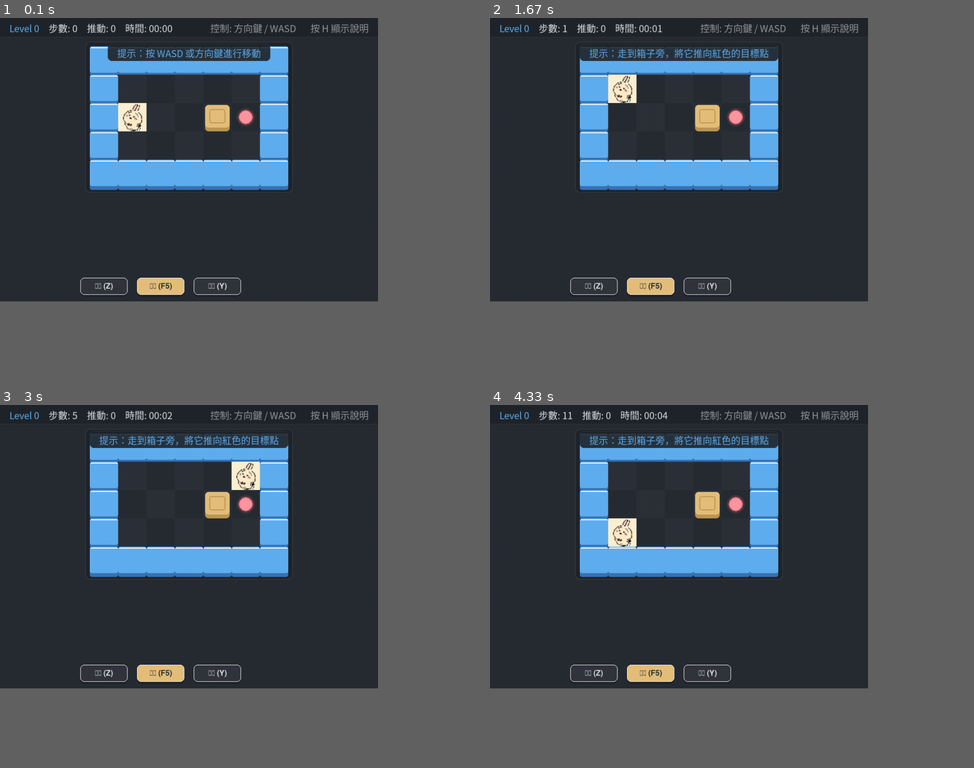
Above: before the commit, frames 1-4 (two rows, left to right).
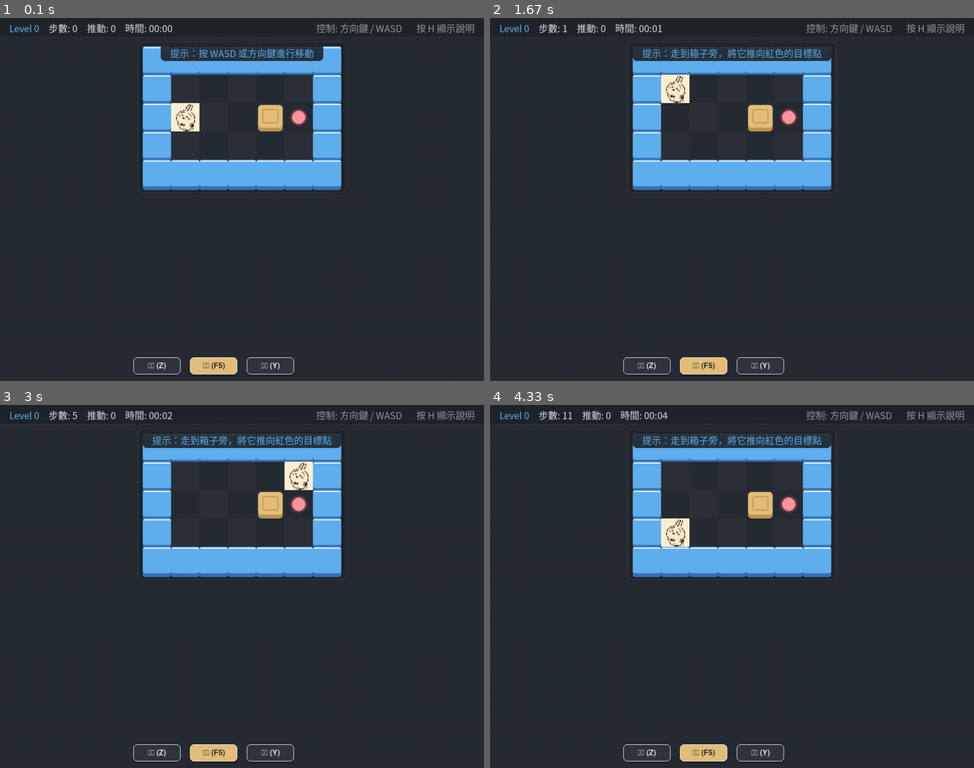
Above: after the commit, the same moments.

Repository: YI-TING-EE13/Pushbox-Pygame
Game: pygame game, started from main.py
Two runs of this game, one before a commit and one after it. Both use one fixed random seed, a clock stepped at 60 frames per second and the inputs below.
Inputs (mouse positions are in pixels of both pictures, inside the frame that each line leads up to):
- Up to frame 1 (0.1 s): no input
- Up to frame 2 (1.67 s): type "ann" at 0.33 s; tap Enter at 0.67 s; tap W at 0.88 s; click "重做 (Y)" at 1.27 s; right-click (780, 279) at 1.6 s
- Up to frame 3 (3 s): hold Right 1.88-2.35 s; hold D 1.88-2.35 s; hold Up 2.43-2.73 s; hold W 2.43-2.73 s; hold Right from 2.77 s (still down); hold D from 2.77 s (still down)
- Up to frame 4 (4.33 s): release Right at 3.23 s; release D at 3.23 s; hold Left 3.27-3.8 s; hold A 3.27-3.8 s; hold Down 3.83-4.13 s; hold S 3.83-4.13 s; tap I at 4.17 s
In our replay, the window is 703x527 before the commit and 900x675 after it. These sizes can differ from the game's own. Grey fills any space a smaller window leaves; there, only what the larger window draws over its background counts as a difference.

The runs differ from the first frame. In frame 1, 13% of the frame differs, in the area x 16-98%, y 1-99%; in frame 2, 13%; in frame 3, 13%; in frame 4, 13%.

Commit message:
fix: adjust default window size for level preview

Diff:
--- a/main.py
+++ b/main.py
@@ -41,8 +41,8 @@
         self.controller = GameController()
 
         # Load window dimensions from config
-        self.width = self.controller.config.get("window_width", 800)
-        self.height = self.controller.config.get("window_height", 720)
+        self.width = self.controller.config.get("window_width", 1024)
+        self.height = self.controller.config.get("window_height", 768)
         self.screen = pygame.display.set_mode(
             (self.width, self.height), pygame.RESIZABLE
         )
--- a/src/pushbox/utils/config.py
+++ b/src/pushbox/utils/config.py
@@ -17,8 +17,8 @@
         "music_enabled": True,
         "music_volume": 0.3,
         "fullscreen": False,
-        "window_width": 800,
-        "window_height": 600,
+        "window_width": 1024,
+        "window_height": 768,
         "animation_enabled": True,
         "show_tutorial": True,
         "theme": "default",
--- a/src/pushbox/views/ui_components.py
+++ b/src/pushbox/views/ui_components.py
@@ -905,7 +905,13 @@
     def _draw_selected_level_details(
         self, screen: pygame.Surface, progress: dict
     ) -> None:
-        """Draw level details and Minimap Preview."""
+        """Draw level details and Minimap Preview with adaptive layout.
+
+        The detail panel is positioned between the card grid bottom and
+        the pagination/nav area, ensuring it never overlaps either region.
+        The minimap is sized to fit within the available panel height and
+        is hidden entirely when vertical space is insufficient.
+        """
         if (
             not (0 <= self.selected_index < len(self.level_buttons))
             or not self.font
@@ -917,21 +923,65 @@
         is_locked = btn.is_locked
         level_progress = progress.get(level_name, {})
 
-        # Panel coordinates and sizes
+        # --- Adaptive vertical positioning ---
+        # Card grid constants (must match _layout_buttons)
+        button_height = 65
+        spacing_y = 35
+        start_y = 110
+        rows_on_page = min(3, (len(self.level_buttons) + 2) // 3)
+        grid_bottom = start_y + rows_on_page * (button_height + spacing_y) - spacing_y
+
         screen_w = screen.get_width()
         screen_h = screen.get_height()
-        card_w = 640
-        card_h = 110
-        card_x = (screen_w - card_w) // 2
-        card_y = screen_h - 305
-        card_rect = pygame.Rect(card_x, card_y, card_w, card_h)
+
+        # Bottom UI zones (must match draw/layout)
+        # Nav buttons at screen_h - 130, page text at screen_h - 180
+        # Back/Import buttons at screen_h - 80
+        bottom_zone_top = screen_h - 195  # Leave room above page text
+
+        # Panel goes between grid_bottom and bottom_zone_top
+        panel_gap_top = 15
+        panel_gap_bottom = 10
+        panel_top = grid_bottom + panel_gap_top
+        panel_max_bottom = bottom_zone_top - panel_gap_bottom
+
+        panel_w = min(640, screen_w - 40)
+        panel_h = max(0, panel_max_bottom - panel_top)
+        panel_x = (screen_w - panel_w) // 2
+
+        # Don't draw if there's no room at all
+        if panel_h < 50:
+            return
+
+        card_rect = pygame.Rect(panel_x, panel_top, panel_w, panel_h)
 
         # Draw translucent glassmorphism background panel
         pygame.draw.rect(screen, COLORS["panel_bg"], card_rect, border_radius=12)
         pygame.draw.rect(screen, COLORS["grid_lines"], card_rect, 1, border_radius=12)
 
-        # Draw details text (Left Panel, aligned center-left at card_x + 240)
-        text_center_x = card_x + 240
+        # --- Minimap sizing ---
+        # Minimap occupies right side of panel, square, with 8px padding
+        minimap_padding = 8
+        minimap_max_size = min(
+            panel_h - 2 * minimap_padding,
+            int(panel_w * 0.15),  # Max 15% of panel width
+            80,  # Hard cap
+        )
+        show_minimap = minimap_max_size >= 30  # Hide if too tiny
+
+        # Text area: left portion of the panel
+        if show_minimap:
+            text_area_right = panel_x + panel_w - minimap_max_size - 2 * minimap_padding
+        else:
+            text_area_right = panel_x + panel_w - minimap_padding
+        text_center_x = panel_x + (text_area_right - panel_x) // 2
+
+        # --- Draw details text ---
+        # Distribute 3 lines evenly within panel height
+        line_spacing = panel_h / 4  # 4 gaps for 3 centered lines
+        line1_y = panel_top + line_spacing
+        line2_y = panel_top + 2 * line_spacing
+        line3_y = panel_top + 3 * line_spacing
 
         if not is_custom and level_name in DEFAULT_LEVEL_METADATA:
             meta = DEFAULT_LEVEL_METADATA[level_name]
@@ -949,7 +999,7 @@
             info_surf = self.font.render(info_text, True, COLORS["text_highlight"])
             info_rect = info_surf.get_rect(
                 centerx=text_center_x,
-                centery=card_y + 24,
+                centery=int(line1_y),
             )
             screen.blit(info_surf, info_rect)
 
@@ -958,7 +1008,7 @@
             note_surf = self.small_font.render(note_text, True, COLORS["text_dim"])
             note_rect = note_surf.get_rect(
                 centerx=text_center_x,
-                centery=card_y + 52,
+                centery=int(line2_y),
             )
             screen.blit(note_surf, note_rect)
 
@@ -977,7 +1027,7 @@
             status_surf = self.small_font.render(status_text, True, status_color)
             status_rect = status_surf.get_rect(
                 centerx=text_center_x,
-                centery=card_y + 80,
+                centery=int(line3_y),
             )
             screen.blit(status_surf, status_rect)
 
@@ -992,7 +1042,7 @@
             info_surf = self.font.render(info_text, True, COLORS["text_highlight"])
             info_rect = info_surf.get_rect(
                 centerx=text_center_x,
-                centery=card_y + 24,
+                centery=int(line1_y),
             )
             screen.blit(info_surf, info_rect)
 
@@ -1001,7 +1051,7 @@
             type_surf = self.small_font.render(type_text, True, COLORS["text_dim"])
             type_rect = type_surf.get_rect(
                 centerx=text_center_x,
-                centery=card_y + 52,
+                centery=int(line2_y),
             )
             screen.blit(type_surf, type_rect)
 
@@ -1020,12 +1070,18 @@
             status_surf = self.small_font.render(status_text, True, status_color)
             status_rect = status_surf.get_rect(
                 centerx=text_center_x,
-                centery=card_y + 80,
+                centery=int(line3_y),
             )
             screen.blit(status_surf, status_rect)
 
-        # Draw Minimap Preview (Right Panel, centered 80x80 container)
-        minimap_rect = pygame.Rect(card_x + 520, card_y + 15, 80, 80)
+        # --- Draw Minimap Preview (right side of panel) ---
+        if not show_minimap:
+            return
+
+        minimap_size = minimap_max_size
+        minimap_x = panel_x + panel_w - minimap_size - minimap_padding
+        minimap_y = panel_top + (panel_h - minimap_size) // 2
+        minimap_rect = pygame.Rect(minimap_x, minimap_y, minimap_size, minimap_size)
         pygame.draw.rect(screen, COLORS["background"], minimap_rect, border_radius=6)
 
         if is_locked:
@@ -1040,14 +1096,14 @@
                 grid = level.initial_grid
                 rows, cols = grid.shape
 
-                # Calculate dynamic cell size to fully fit the 80x80 box
-                cell_size = min(80.0 / cols, 80.0 / rows)
+                # Calculate dynamic cell size to fully fit the minimap box
+                cell_size = min(float(minimap_size) / cols, float(minimap_size) / rows)
 
                 # Centering offsets
                 map_w = cols * cell_size
                 map_h = rows * cell_size
-                offset_x = (80.0 - map_w) / 2.0
-                offset_y = (80.0 - map_h) / 2.0
+                offset_x = (minimap_size - map_w) / 2.0
+                offset_y = (minimap_size - map_h) / 2.0
 
                 for r in range(rows):
                     for c in range(cols):
@@ -1066,8 +1122,8 @@
                             color = COLORS["floor_light"]
 
                         cell_draw_rect = pygame.Rect(
-                            card_x + 520 + offset_x + c * cell_size,
-                            card_y + 15 + offset_y + r * cell_size,
+                            minimap_x + offset_x + c * cell_size,
+                            minimap_y + offset_y + r * cell_size,
                             math.ceil(cell_size),
                             math.ceil(cell_size),
                         )
--- a/tests/test_minimap.py
+++ b/tests/test_minimap.py
@@ -104,3 +104,118 @@
     selector.selected_index = 0
     # Run rendering - should not crash
     selector._draw_selected_level_details(screen, {})
+
+
+@pytest.mark.parametrize(
+    "size", [(800, 720), (800, 600), (1024, 768), (640, 480), (1280, 960)]
+)
+def test_detail_panel_no_overlap_with_cards(size):
+    """Verify the detail panel and minimap never overlap the card grid or buttons."""
+    screen = pygame.Surface(size)
+    shared_lm = LevelManager()
+    selector = LevelSelector(screen, level_manager=shared_lm)
+
+    all_levels = [f"Level {i}" for i in range(1, 10)]
+    selector.setup(
+        level_names=all_levels,
+        progress={},
+        on_select=lambda name: None,
+        on_back=lambda: None,
+        on_edit=lambda name: None,
+        on_delete=lambda name: None,
+    )
+
+    selector.selected_index = 0
+
+    # Compute card grid bounds (must match _layout_buttons constants)
+    button_height = 65
+    spacing_y = 35
+    start_y = 110
+
+    num_buttons = len(selector.level_buttons)
+    rows_on_page = min(3, (num_buttons + 2) // 3)
+    grid_bottom = start_y + rows_on_page * (button_height + spacing_y) - spacing_y
+
+    # Compute the detail panel bounds (must match _draw_selected_level_details)
+    screen_h = size[1]
+    bottom_zone_top = screen_h - 195
+    panel_gap_top = 15
+    panel_gap_bottom = 10
+    panel_top = grid_bottom + panel_gap_top
+    panel_max_bottom = bottom_zone_top - panel_gap_bottom
+    panel_h = max(0, panel_max_bottom - panel_top)
+
+    if panel_h < 50:
+        # Panel is hidden — no overlap possible
+        return
+
+    # Panel must not overlap with card grid
+    assert panel_top > grid_bottom, (
+        f"Detail panel top ({panel_top}) overlaps card grid bottom ({grid_bottom}) "
+        f"at screen size {size}"
+    )
+
+    # Panel must not extend into pagination/nav area
+    nav_y = screen_h - 130
+    assert panel_max_bottom <= nav_y, (
+        f"Detail panel bottom ({panel_max_bottom}) extends into nav buttons "
+        f"({nav_y}) at screen size {size}"
+    )
+
+    # Verify each card button rect does not overlap with the panel rect
+    panel_w = min(640, size[0] - 40)
+    panel_x = (size[0] - panel_w) // 2
+    panel_rect = pygame.Rect(panel_x, panel_top, panel_w, panel_h)
+
+    for btn, level_name, _ in selector.level_buttons:
+        assert not btn.rect.colliderect(panel_rect), (
+            f"Card '{level_name}' rect {btn.rect} overlaps detail panel "
+            f"{panel_rect} at screen size {size}"
+        )
+
+    # Run rendering - should not crash at any size
+    selector._draw_selected_level_details(screen, {})
+    selector.draw({})
+
+
+def test_detail_panel_no_overlap_with_bottom_buttons():
+    """Verify back/import buttons do not overlap the detail panel at 800x720."""
+    screen = pygame.Surface((800, 720))
+    shared_lm = LevelManager()
+    selector = LevelSelector(screen, level_manager=shared_lm)
+
+    all_levels = [f"Level {i}" for i in range(1, 10)]
+    selector.setup(
+        level_names=all_levels,
+        progress={},
+        on_select=lambda name: None,
+        on_back=lambda: None,
+        on_edit=lambda name: None,
+        on_delete=lambda name: None,
+    )
+
+    # The back/import buttons are at screen_h - 80
+    back_rect = selector.back_button.rect if selector.back_button else None
+    import_rect = selector.import_button.rect if selector.import_button else None
+
+    # Compute panel bounds
+    button_height = 65
+    spacing_y = 35
+    start_y = 110
+    rows_on_page = 3
+    grid_bottom = start_y + rows_on_page * (button_height + spacing_y) - spacing_y
+    panel_top = grid_bottom + 15
+    panel_max_bottom = 720 - 195 - 10
+    panel_h = max(0, panel_max_bottom - panel_top)
+    panel_w = min(640, 800 - 40)
+    panel_x = (800 - panel_w) // 2
+    panel_rect = pygame.Rect(panel_x, panel_top, panel_w, panel_h)
+
+    if back_rect:
+        assert not back_rect.colliderect(panel_rect), (
+            f"Back button {back_rect} overlaps detail panel {panel_rect}"
+        )
+    if import_rect:
+        assert not import_rect.colliderect(panel_rect), (
+            f"Import button {import_rect} overlaps detail panel {panel_rect}"
+        )
Not shown, changed: LEVEL_21_25_PLAN.md
Not shown, changed: LEVEL_DESIGN.md
Not shown, changed: RELEASE_NOTES.md
Not shown, changed: TESTING.md
